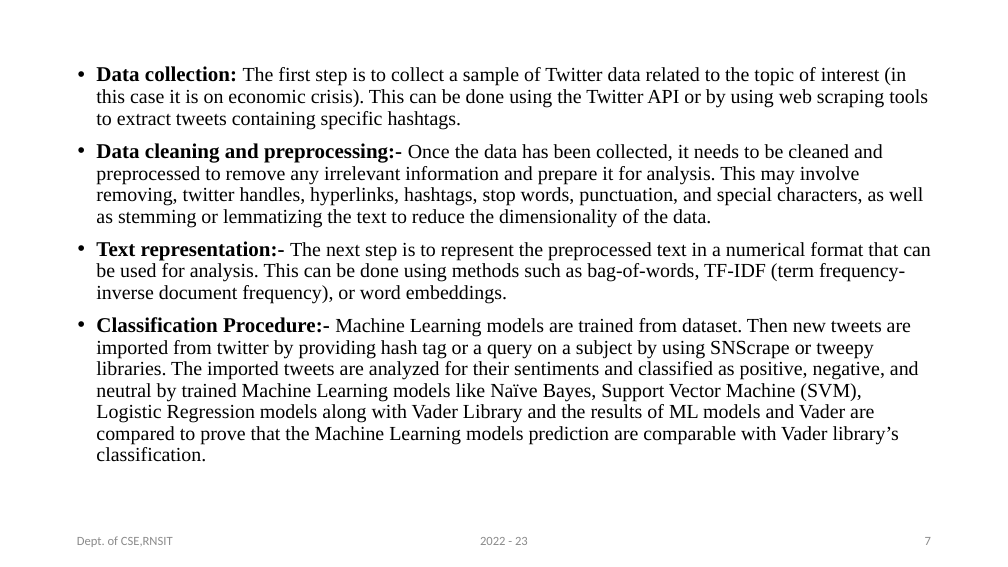
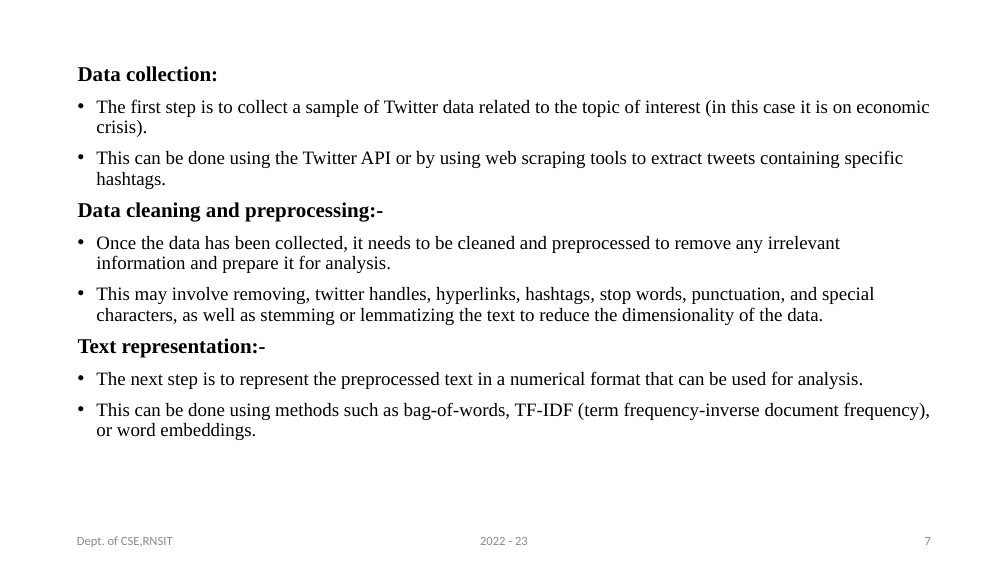
Before and after one commit to vinayhr01/Twitter-Sentiment-Analysis-Web-Application-Project, a slide deck: slide 7 of Final__Project_Presentation.pptx. Drawn at 1008x567 pixels with LibreOffice and Linux fonts; fonts in the diff are those of the drawing. Boxes give left, top, right and bottom in pixels: in the first picture for what was removed or moved away, otherwise in the second. Text is boxed around its words. In the diff, an @@ line names an element or a change of style, - is before the commit and + after.

```diff
--- a/Final__Project_Presentation.pptx
+++ b/Final__Project_Presentation.pptx
@@ text at (78, 66, 930, 440): text changed; size 19 to 18 pt @@
-• Data collection: The first step is to collect a sample of Twitter data related to the topic of interest (in this case it is on economic crisis). This can be done using the Twitter API or by using web scraping tools to extract tweets containing specific hashtags.
-• Data cleaning and preprocessing:- Once the data has been collected, it needs to be cleaned and preprocessed to remove any irrelevant information and prepare it for analysis. This may involve removing, twitter handles, hyperlinks, hashtags, stop words, punctuation, and special characters, as well as stemming or lemmatizing the text to reduce the dimensionality of the data.
-• Text representation:- The next step is to represent the preprocessed text in a numerical format that can be used for analysis. This can be done using methods such as bag-of-words, TF-IDF (term frequency-inverse document frequency), or word embeddings.
-• Classification Procedure:- Machine Learning models are trained from dataset. Then new tweets are imported from twitter by providing hash tag or a query on a subject by using SNScrape or tweepy libraries. The imported tweets are analyzed for their sentiments and classified as positive, negative, and neutral by trained Machine Learning models like Naïve Bayes, Support Vector Machine (SVM), Logistic Regression models along with Vader Library and the results of ML models and Vader are compared to prove that the Machine Learning models prediction are comparable with Vader library’s classification.
+Data collection:
+• The first step is to collect a sample of Twitter data related to the topic of interest (in this case it is on economic crisis).
+• This can be done using the Twitter API or by using web scraping tools to extract tweets containing specific hashtags.
+Data cleaning and preprocessing:-
+• Once the data has been collected, it needs to be cleaned and preprocessed to remove any irrelevant information and prepare it for analysis.
+• This may involve removing, twitter handles, hyperlinks, hashtags, stop words, punctuation, and special characters, as well as stemming or lemmatizing the text to reduce the dimensionality of the data.
+Text representation:-
+• The next step is to represent the preprocessed text in a numerical format that can be used for analysis.
+• This can be done using methods such as bag-of-words, TF-IDF (term frequency-inverse document frequency), or word embeddings.
```
Also in this commit, not shown: 20 other slides changed, 1 slide added, 1 other file.
